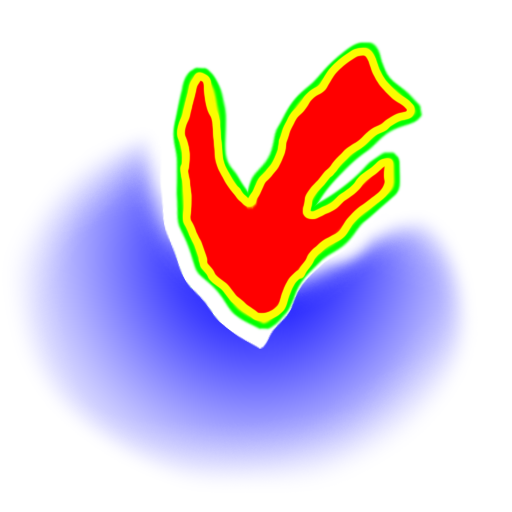
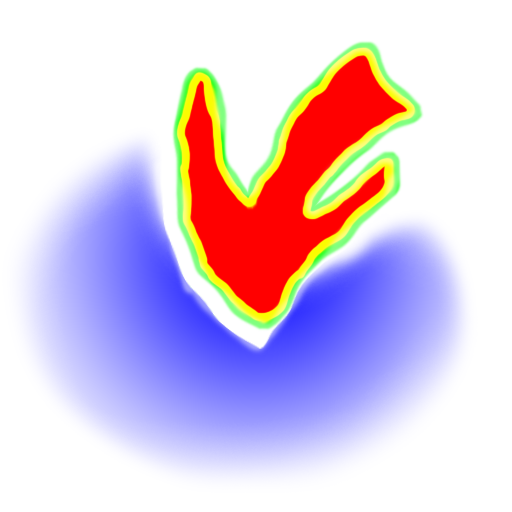
Two versions of the same layered image (512x512). Layer-by-layer changes:
painted on "Группа 1 копия" over bbox(152, 41, 424, 355)
